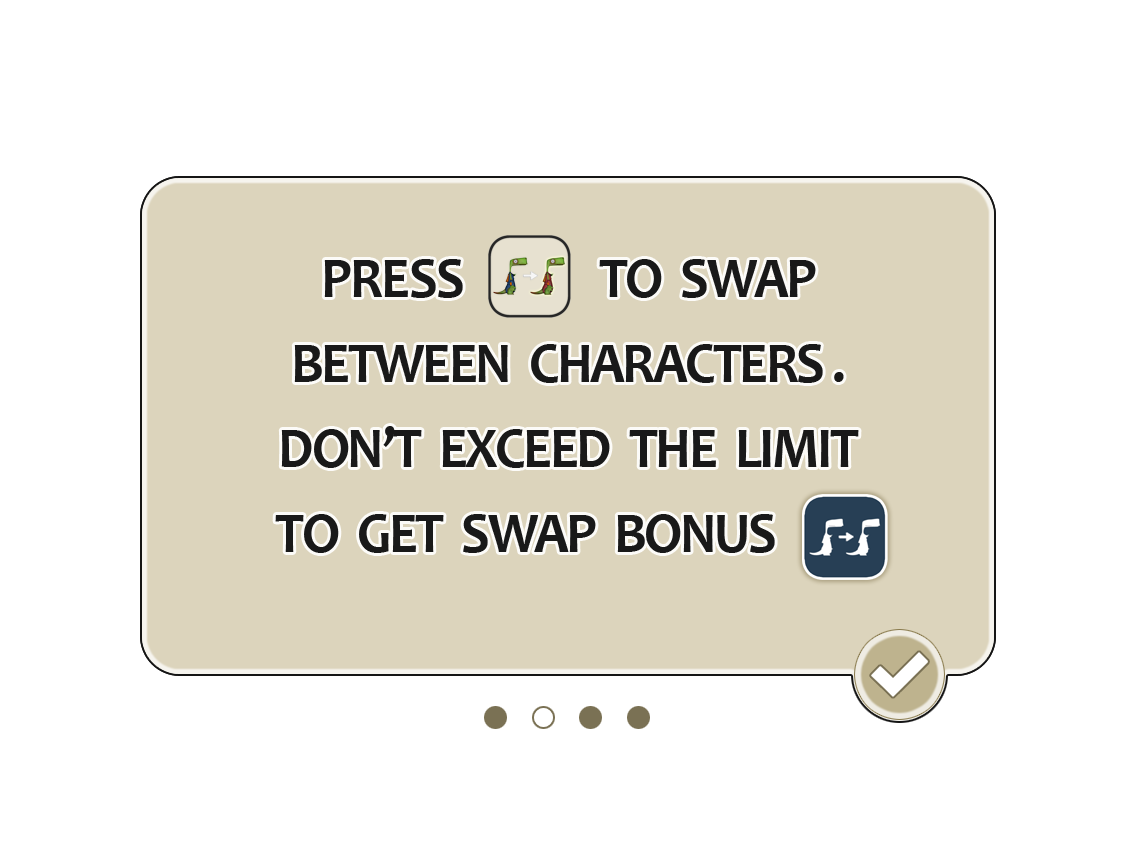
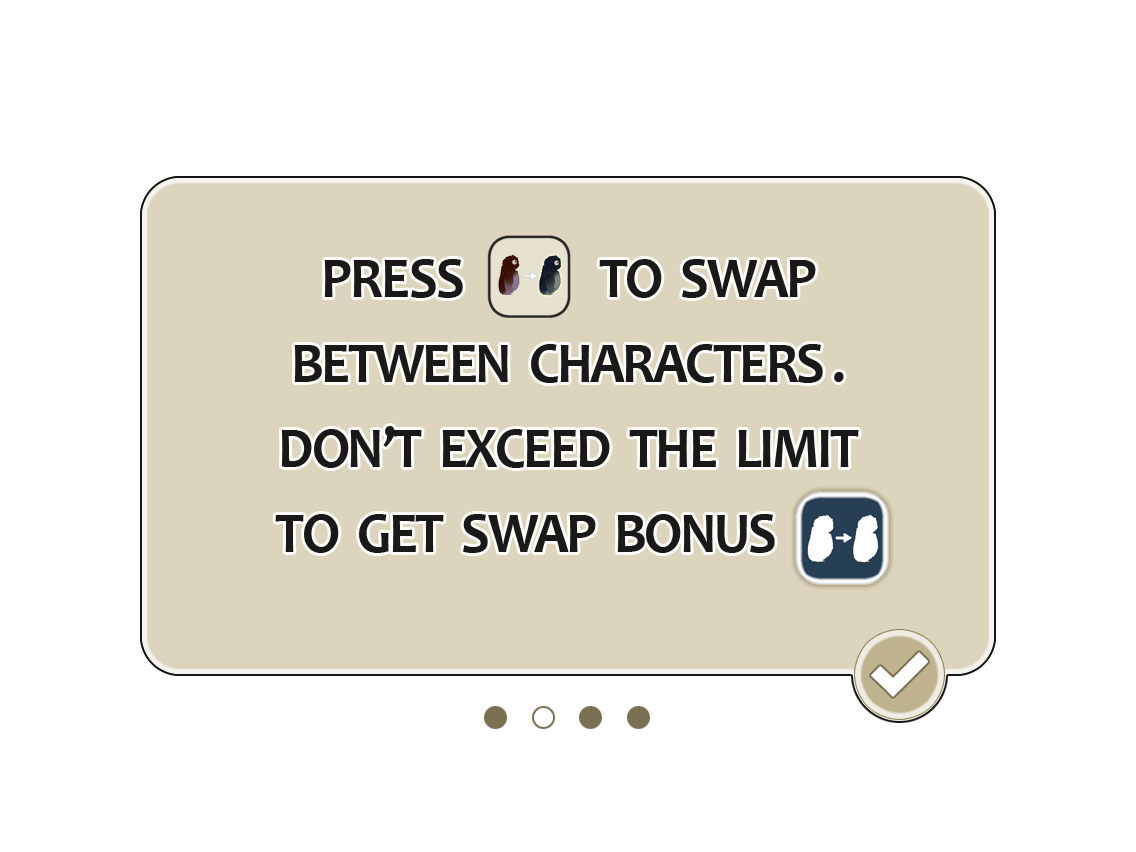
Layer changes from the first 1136 × 852 image to the second:
removed layer "swap bonus" over [802, 494, 888, 580]
added layer "Group 1" above "swap button" over [795, 490, 890, 586]
painted on "swap button" over [487, 235, 571, 318]
